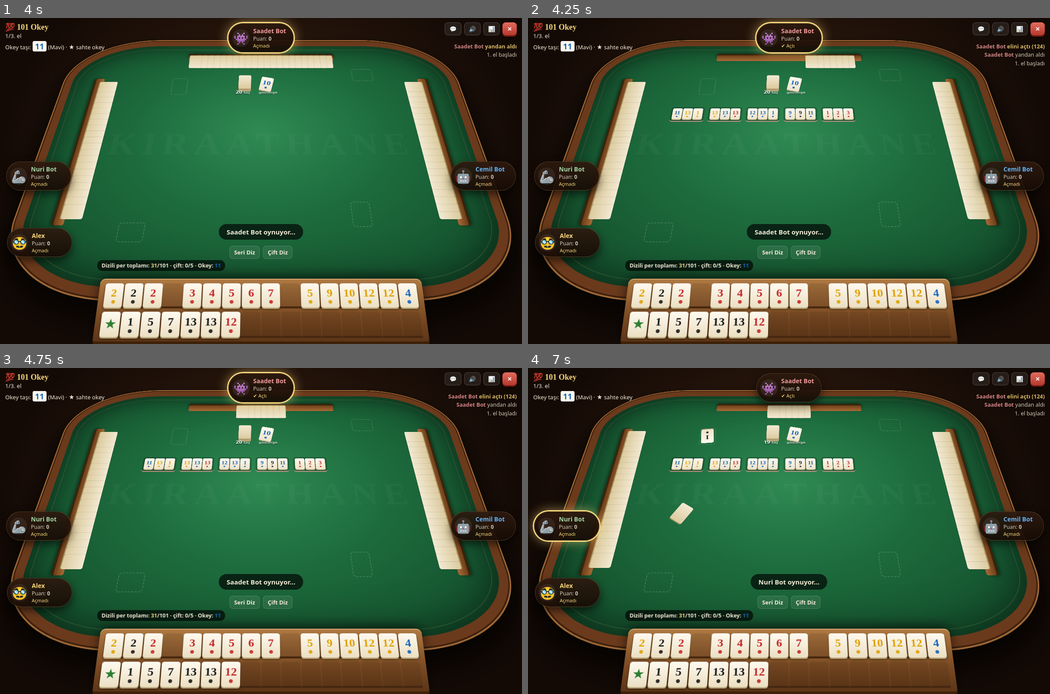
Above: before the commit, frames 1-4 (two rows, left to right).
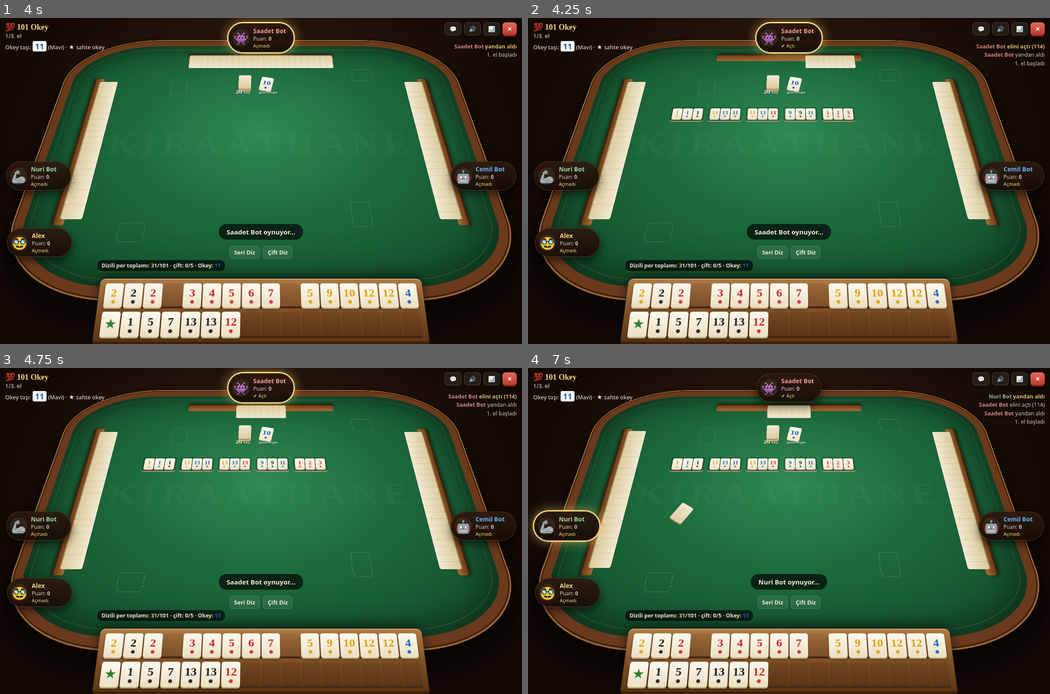
Above: after the commit, the same moments.

Repository: esaterenutas11-cmyk/masa-oyunlari
Game: browser game, page index.html
Same seed, same stepped clock (60 frames per second), same inputs: the game is played once before the commit and once after it.
Inputs (mouse positions are in pixels of both pictures, inside the frame that each line leads up to):
- Up to frame 1 (4 s): click (146, 102) at 0.27 s; type "Alex" at 0.27 s; click (229, 269) at 0.52 s; type "Alex" at 0.52 s; click "🤖 Botlarla Oyna" at 0.77 s; hold Right 1.03-1.53 s; hold Left 1.58-2.15 s; hold Right 2.2-2.87 s; hold Left 2.92-3.35 s; hold Right 3.4-3.9 s; hold Left from 3.95 s (still down)
- Up to frame 2 (4.25 s): keep holding Left
- Up to frame 3 (4.75 s): release Left at 4.52 s; hold Right from 4.57 s (still down)
- Up to frame 4 (7 s): release Right at 5.23 s; hold Left 5.28-5.72 s; hold Right 5.77-6.27 s; hold Left 6.32-6.88 s; hold Right from 6.93 s (still down)

Frame 1 is identical in both runs. In frame 2, less than 0.1% of the frame differs, in the area x 28-99%, y 8-31%; in frame 3, less than 0.1%; in frame 4, 0.5%.

Commit message:
12-13-1 serisi kaldırıldı (1 sadece serinin başında)
Co-Authored-By: Claude Opus 5.5 <noreply@anthropic.com>
Claude-Session: https://claude.ai/code/session_017doS16wYtHXfzcfxfjkYXH

Diff:
--- a/index.html
+++ b/index.html
@@ -256,12 +256,11 @@
   }
   // seri: aynı renk ardışık
   if (R.length >= 1 && R.every(r => r.c === R[0].c) && new Set(R.map(r => r.n)).size === R.length && L <= 13) {
-    for (const hi of [false, true]) {
-      if (hi && !R.some(r => r.n === 1)) continue;
-      const nums = R.map(r => (r.n === 1 && hi) ? 14 : r.n);
+    for (const hi of [false]) { // 12-13-1 geçerli değil: 1 sadece serinin başında
+      const nums = R.map(r => r.n);
       const mn = Math.min(...nums), mx = Math.max(...nums);
       if (mx - mn + 1 - R.length > W.length) continue;
-      const maxEnd = (mn === 1) ? 13 : 14;
+      const maxEnd = 13;
       let s = Math.min(mn, maxEnd - L + 1);
       if (s < Math.max(1, mx - L + 1)) continue;
       const order = []; let wi = 0, value = 0;
@@ -316,7 +315,6 @@
       return out;
     };
     chain(1, t.n);
-    if (t.n === 1) chain(-1, 14); // 12-13-1
     memo.set(key, best); return best;
   }
   const r = rec((1 << N) - 1, wild.length);
@@ -343,7 +341,7 @@
   for (const o of hand) { if (o === id) continue; if (isWild(o, x)) continue; const f = effT(o, x);
     if (f.c === e.c && f.n === e.n) u += 2;
     else if (f.n === e.n) u += 3;
-    else if (f.c === e.c) { const d = Math.abs(f.n - e.n); if (d === 1 || d === 12) u += 4; else if (d === 2 || d === 11) u += 2; } }
+    else if (f.c === e.c) { const d = Math.abs(f.n - e.n); if (d === 1) u += 4; else if (d === 2) u += 2; } }
   return u;
 }
 function handQuality(hand, x) {
--- a/src/engine-common.js
+++ b/src/engine-common.js
@@ -35,12 +35,11 @@
   }
   // seri: aynı renk ardışık
   if (R.length >= 1 && R.every(r => r.c === R[0].c) && new Set(R.map(r => r.n)).size === R.length && L <= 13) {
-    for (const hi of [false, true]) {
-      if (hi && !R.some(r => r.n === 1)) continue;
-      const nums = R.map(r => (r.n === 1 && hi) ? 14 : r.n);
+    for (const hi of [false]) { // 12-13-1 geçerli değil: 1 sadece serinin başında
+      const nums = R.map(r => r.n);
       const mn = Math.min(...nums), mx = Math.max(...nums);
       if (mx - mn + 1 - R.length > W.length) continue;
-      const maxEnd = (mn === 1) ? 13 : 14;
+      const maxEnd = 13;
       let s = Math.min(mn, maxEnd - L + 1);
       if (s < Math.max(1, mx - L + 1)) continue;
       const order = []; let wi = 0, value = 0;
@@ -95,7 +94,6 @@
       return out;
     };
     chain(1, t.n);
-    if (t.n === 1) chain(-1, 14); // 12-13-1
     memo.set(key, best); return best;
   }
   const r = rec((1 << N) - 1, wild.length);
@@ -122,7 +120,7 @@
   for (const o of hand) { if (o === id) continue; if (isWild(o, x)) continue; const f = effT(o, x);
     if (f.c === e.c && f.n === e.n) u += 2;
     else if (f.n === e.n) u += 3;
-    else if (f.c === e.c) { const d = Math.abs(f.n - e.n); if (d === 1 || d === 12) u += 4; else if (d === 2 || d === 11) u += 2; } }
+    else if (f.c === e.c) { const d = Math.abs(f.n - e.n); if (d === 1) u += 4; else if (d === 2) u += 2; } }
   return u;
 }
 function handQuality(hand, x) {
